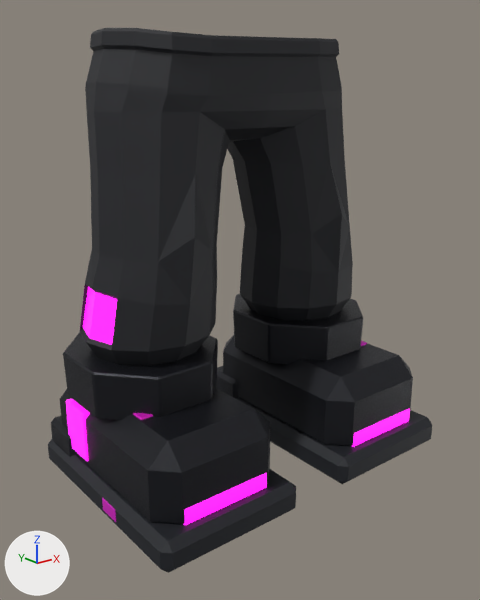
The Blender file brand/logan/pants-study.blend: old version first, new version second.
Rendered twice from a 50 mm camera at (-3.04, -3.98, 2.82) aimed at (-0.09, -0.29, 1.34). Arrows for +X, +Y and +Z are at lower left; the lights stay in place. The first picture is the older version.

The older version as bpy lines, for what is in view:
```python
ob_boot___ankle_band_l = bpy.data.objects.new('Boot / ankle band.L', me_boot___ankle_band_l)
ob_boot___ankle_band_l.location = (0.0, 0.0, 0.0)
ob_boot___ankle_band_r = bpy.data.objects.new('Boot / ankle band.R', me_boot___ankle_band_r)
ob_boot___ankle_band_r.location = (0.0, 0.0, 0.0)
ob_boot___heel_l = bpy.data.objects.new('Boot / heel.L', me_cube_191)
ob_boot___heel_l.location = (0.766, 0.384, 0.28)
ob_boot___sole_l = bpy.data.objects.new('Boot / sole.L', me_cube_190)
ob_boot___sole_l.location = (0.766, -0.252, 0.14)
ob_boot___sole_r = bpy.data.objects.new('Boot / sole.R', me_cube_197)
ob_boot___sole_r.location = (-0.766, -0.252, 0.14)
ob_boot___toe_light_l = bpy.data.objects.new('Boot / toe light.L', me_cube_192)
ob_boot___toe_light_l.location = (0.766, -0.972, 0.31)
ob_boot___upper_l = bpy.data.objects.new('Boot / upper.L', me_cube_189)
ob_boot___upper_l.location = (0.766, -0.228, 0.45)
ob_boot___upper_r = bpy.data.objects.new('Boot / upper.R', me_cube_196)
ob_boot___upper_r.location = (-0.766, -0.228, 0.45)
ob_trouser___continuous_pants = bpy.data.objects.new('Trouser / continuous pants', me_trouser___continuous_pants)
ob_trouser___continuous_pants.location = (0.0, 0.0, 0.0)
# also in view: 'Boot / outer side light.R' at (-1.24, 0.12, 0.49); 'Boot / toe light.R' at (-0.77, -0.97, 0.31)
```
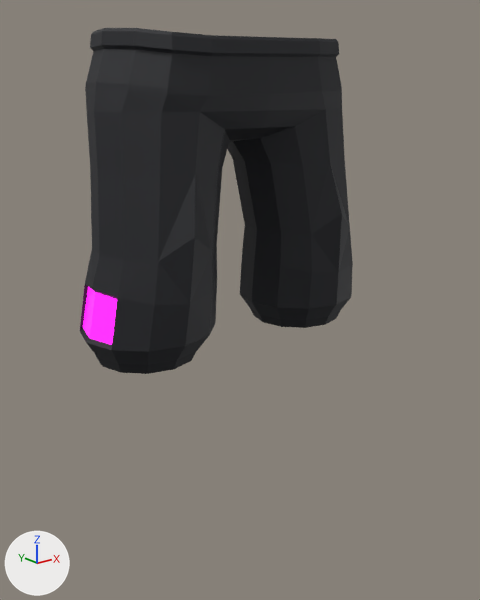
What differs and where, as boxes [x1, y1, x2, y2] in the pictures (480 x 600 px):
'Boot / upper.R', deleted: before [60, 387, 270, 525]
'Boot / upper.L', deleted: before [223, 335, 413, 446]
'Boot / sole.R', deleted (black): before [48, 439, 296, 573]
'Boot / ankle band.R', deleted: before [63, 332, 218, 420]
'Boot / ankle band.L', deleted: before [233, 294, 363, 364]
'Boot / sole.L', deleted (black): before [235, 398, 432, 484]
'Boot / toe light.R', deleted (pink): before [183, 473, 267, 525]
'Boot / outer side light.R', deleted (pink): before [66, 399, 90, 461]
'Boot / toe light.L', deleted (pink): before [352, 408, 410, 447]
'Boot / heel.R', deleted: before [51, 416, 77, 457]
'Boot / heel.L', deleted: before [215, 366, 239, 398]
'Boot / sole pixel.R', deleted: before [102, 498, 116, 522]
'Boot / instep stripe.R', deleted (mostly hidden): before [133, 413, 153, 420]

Patch to the scene script:
```diff
--- a/brand/logan/pants-study.blend.py
+++ b/brand/logan/pants-study.blend.py
@@ ob_boot___ankle_band_l @@
-ob_boot___ankle_band_l = bpy.data.objects.new('Boot / ankle band.L', me_boot___ankle_band_l)
@@ ob_boot___upper_l @@
-ob_boot___upper_l = bpy.data.objects.new('Boot / upper.L', me_cube_189)
@@ ob_boot___sole_l @@
-ob_boot___sole_l = bpy.data.objects.new('Boot / sole.L', me_cube_190)
@@ ob_boot___heel_l @@
-ob_boot___heel_l = bpy.data.objects.new('Boot / heel.L', me_cube_191)
@@ ob_boot___toe_light_l @@
-ob_boot___toe_light_l = bpy.data.objects.new('Boot / toe light.L', me_cube_192)
@@ ob_boot___ankle_band_r @@
-ob_boot___ankle_band_r = bpy.data.objects.new('Boot / ankle band.R', me_boot___ankle_band_r)
@@ ob_boot___upper_r @@
-ob_boot___upper_r = bpy.data.objects.new('Boot / upper.R', me_cube_196)
@@ ob_boot___sole_r @@
-ob_boot___sole_r = bpy.data.objects.new('Boot / sole.R', me_cube_197)
@@ ob_boot___heel_r @@
-ob_boot___heel_r = bpy.data.objects.new('Boot / heel.R', me_cube_198)
@@ ob_boot___toe_light_r @@
-ob_boot___toe_light_r = bpy.data.objects.new('Boot / toe light.R', me_cube_199)
@@ ob_boot___outer_side_light_r @@
-ob_boot___outer_side_light_r = bpy.data.objects.new('Boot / outer side light.R', me_cube_200)
@@ ob_boot___sole_pixel_r @@
-ob_boot___sole_pixel_r = bpy.data.objects.new('Boot / sole pixel.R', me_cube_201)
@@ ob_boot___instep_stripe_r @@
-ob_boot___instep_stripe_r = bpy.data.objects.new('Boot / instep stripe.R', me_cube_202)
```
